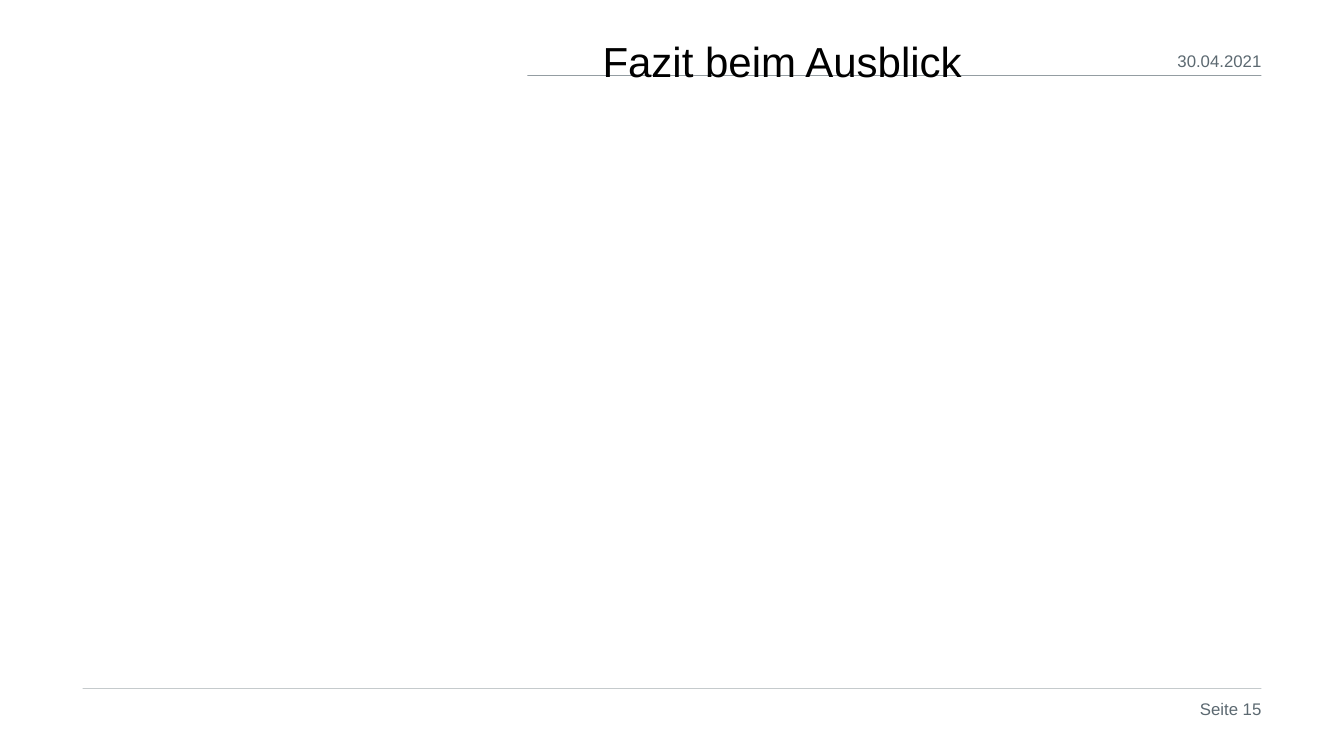
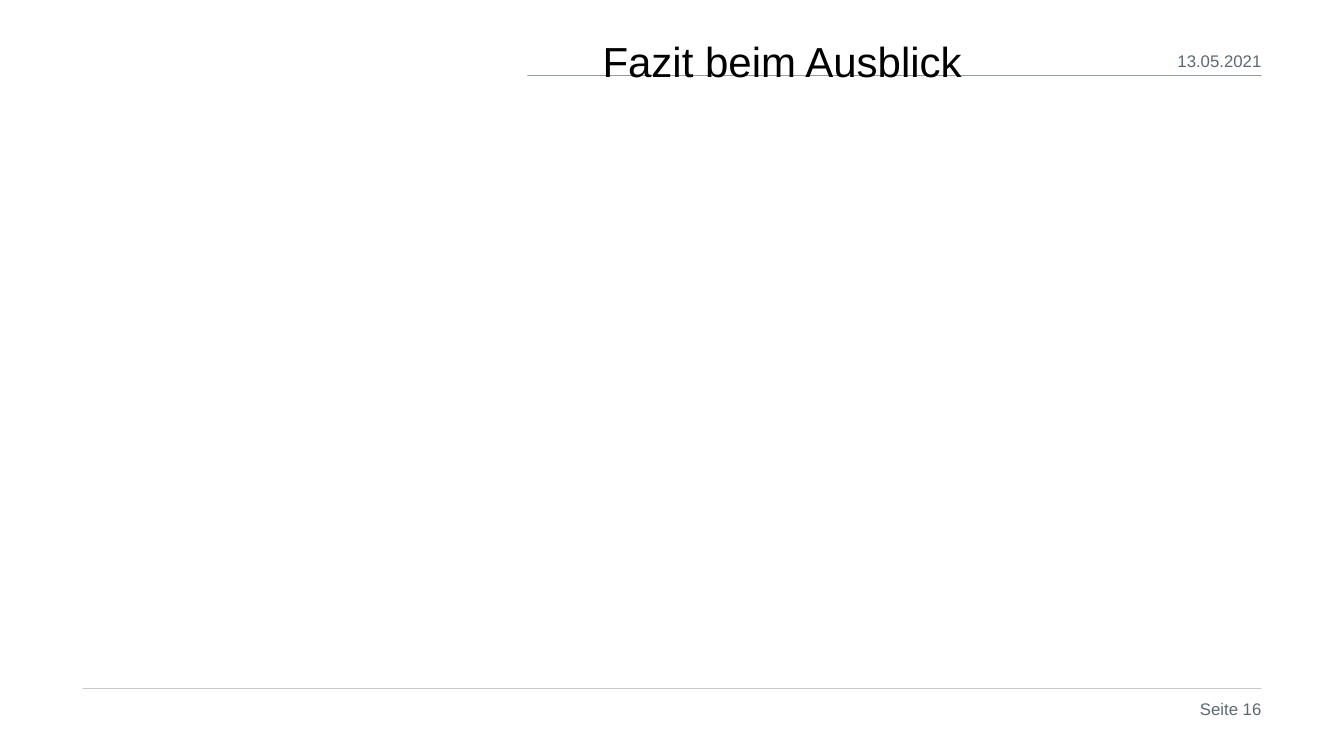
Before and after one commit to ghNico/TINF19C-Team-3-OPC-UA-Server-Farm, a slide deck: slide 16 of PROJECT/Prasentation/Finale Präsentation_v1.pptx (slide 15 before the commit). Drawn at 1344x756 pixels with LibreOffice and Linux fonts; fonts in the diff are those of the drawing; background and template pictures are left out. Boxes give left, top, right and bottom in pixels: in the first picture for what was removed or moved away, otherwise in the second. Text is boxed around its words. In the diff, an @@ line names an element or a change of style, - is before the commit and + after.

```diff
--- a/PROJECT/Prasentation/Finale Präsentation_v1.pptx
+++ b/PROJECT/Prasentation/Finale Präsentation_v1.pptx
@@ text at (1177,55,1261,67): text changed @@
-30.04.2021
+13.05.2021
```
Also in this commit, not shown: 15 other slides changed, 1 slide added, 1 other file.
